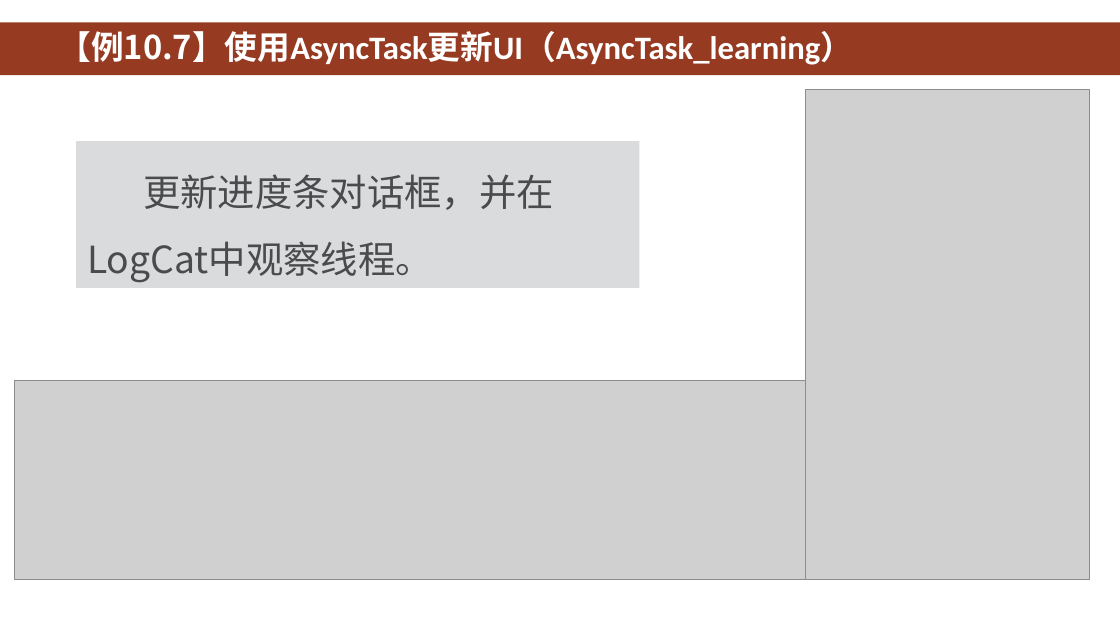
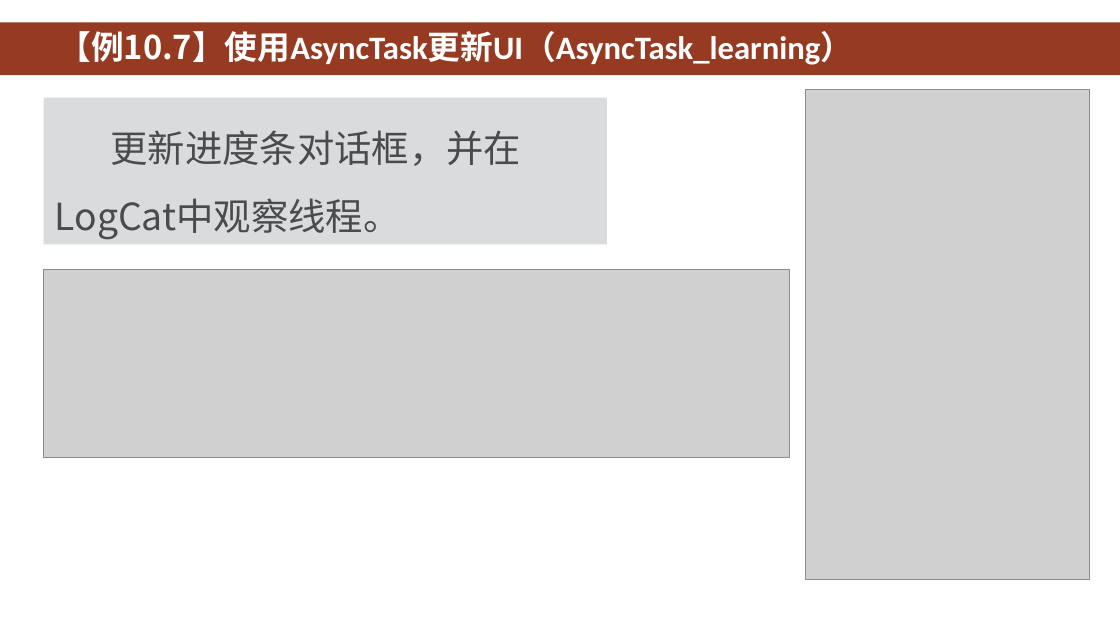
Before and after one commit to HBU/Android-PPT, a slide deck: slide 19 of 10.0 -- 线程 ------- 第10章.pptx (slide 21 before the commit). Drawn at 1120x630 pixels with LibreOffice and Linux fonts; fonts in the diff are those of the drawing; grey boxes stand for pictures; background and template pictures are left out. Boxes give left, top, right and bottom in pixels: in the first picture for what was removed or moved away, otherwise in the second. Text is boxed around its words. In the diff, an @@ line names an element or a change of style, - is before the commit and + after.

```diff
--- a/10.0 -- 线程 ------- 第10章.pptx
+++ b/10.0 -- 线程 ------- 第10章.pptx
@@ rectangle "更新进度条对话框，并在LogCat中观察线程。": place and size @@
-rectangle "更新进度条对话框，并在LogCat中观察线程。" at bbox=[76, 141, 640, 288]
+rectangle "更新进度条对话框，并在LogCat中观察线程。" at bbox=[44, 97, 607, 244]
@@ picture: place and size @@
-picture at bbox=[15, 381, 805, 580]
+picture at bbox=[44, 270, 790, 458]
```
Also in this commit, not shown: 14 other slides changed, 3 slides removed.
